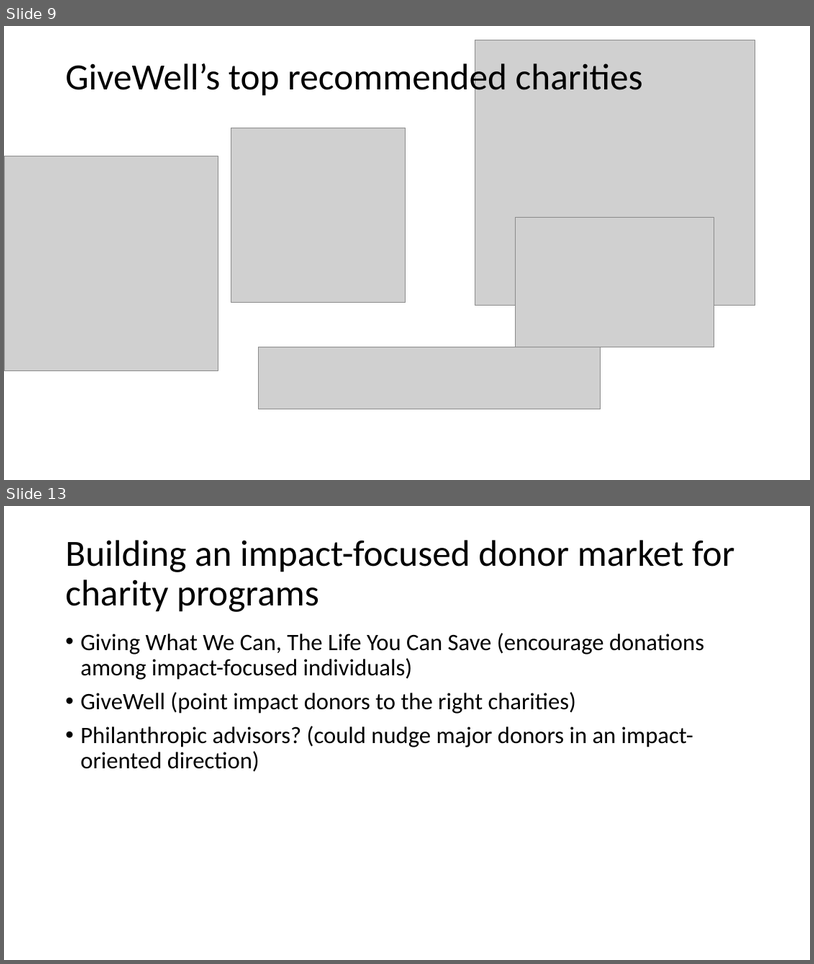
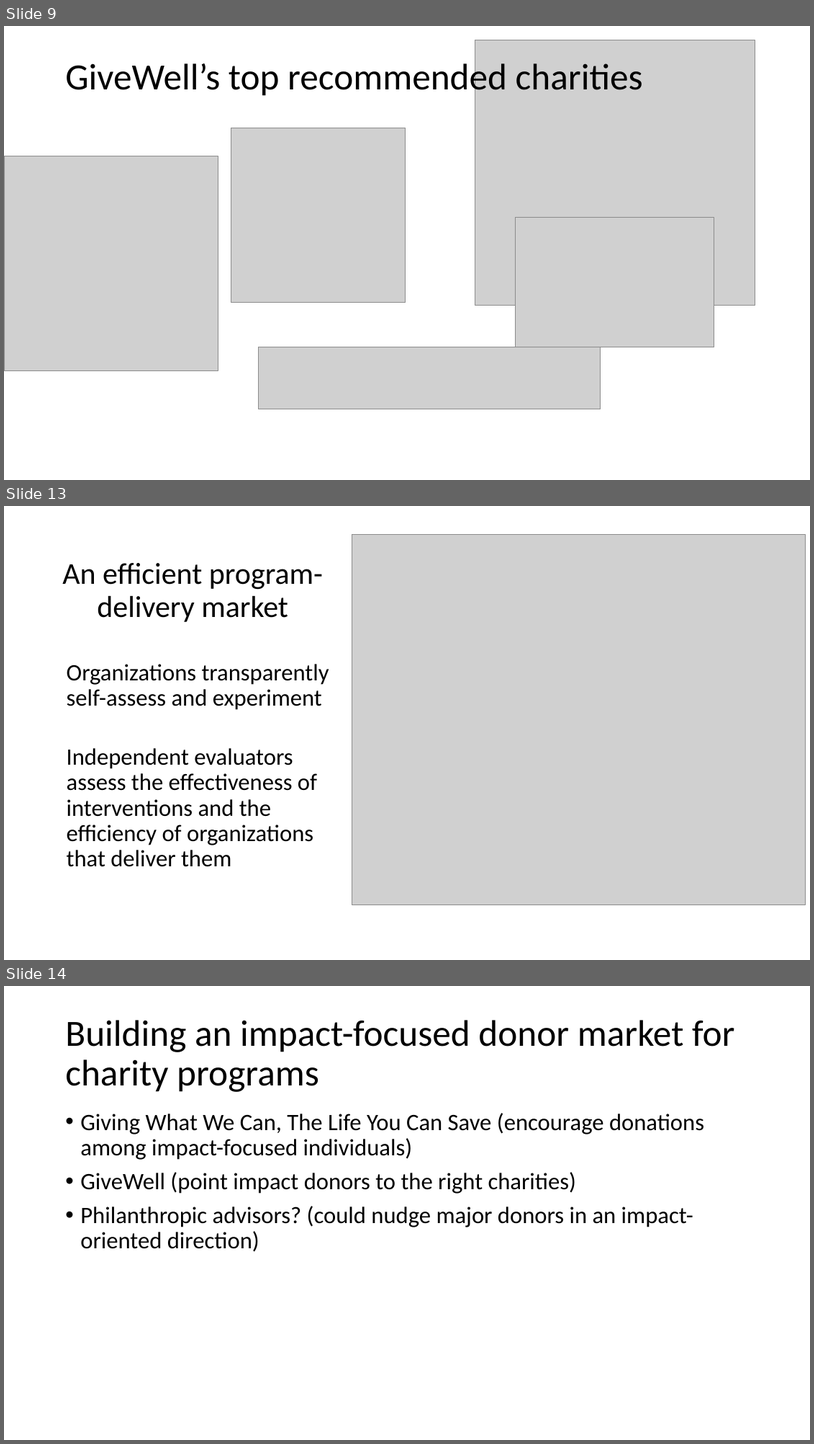
Before and after one commit to eanyc/eanyc.github.io, a slide deck: talk/talk.pptx. Shown one above the other, each under a label of ours: slides 9 and 13 before the commit, slides 9, 13 and 14 after it; the slides between them are not shown. The pictures are 814x964 and 814x1444 pixels, drawn with LibreOffice and Linux fonts; fonts in the diff are those of the drawing; grey boxes stand for pictures; background and template pictures are left out. Boxes give left, top, right and bottom in pixels: in the first picture for what was removed or moved away, otherwise in the second. Text is boxed around its words. In the diff, an @@ line names an element or a change of style, - is before the commit and + after.

```diff
--- a/talk/talk.pptx
+++ b/talk/talk.pptx
@@ slide 13 added at bbox=[4, 506, 810, 960], background #FFFFFF @@
@@ picture added at bbox=[352, 534, 805, 905] @@
@@ title added at bbox=[62, 563, 323, 622], 36 pt, text #000000 @@
+An efficient program-delivery market
@@ text added at bbox=[67, 664, 329, 867], 28 pt, text #000000 @@
+  Organizations transparently self-assess and experiment
+  Independent evaluators assess the effectiveness of interventions and the efficiency of organizations that deliver them
@@ what was slide 13 is now slide 14 @@
```
Also in this commit, not shown: 7 slides changed, 3 other slides added, 3 slides removed.
